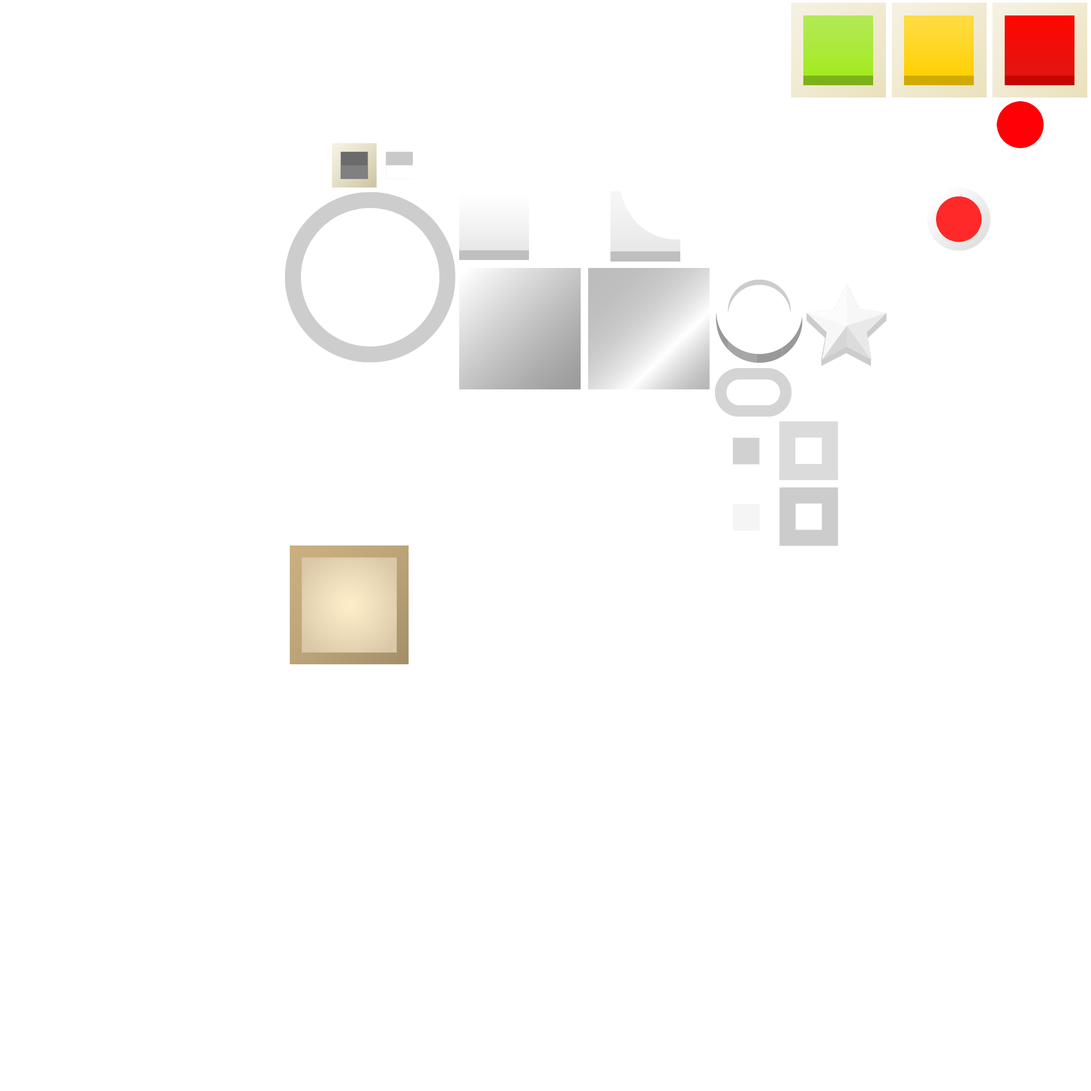
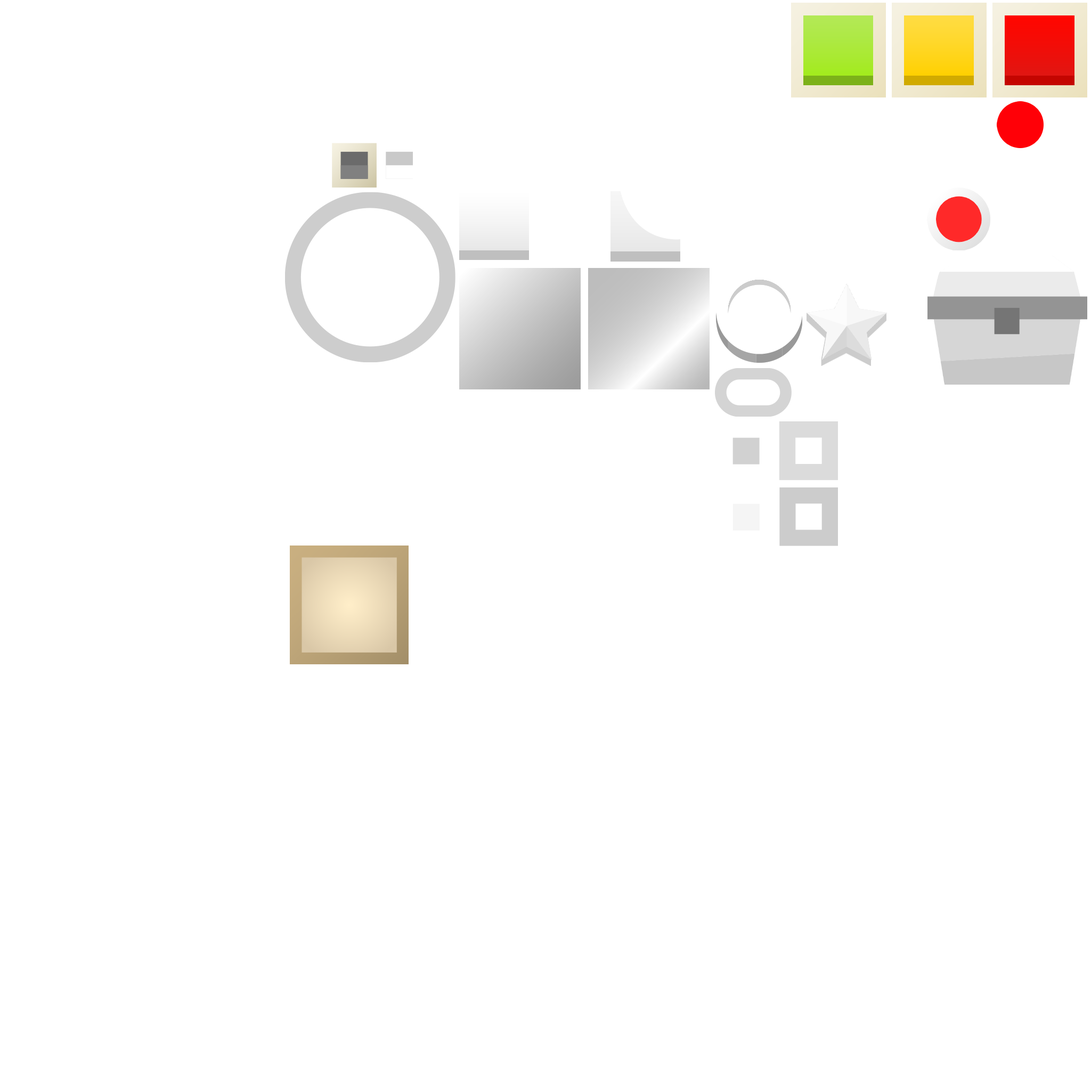
Layers edited between the first and the second 1091x1091 image:
added layer "Layer 44" above "Layer 43" over [927, 255, 1088, 385]
